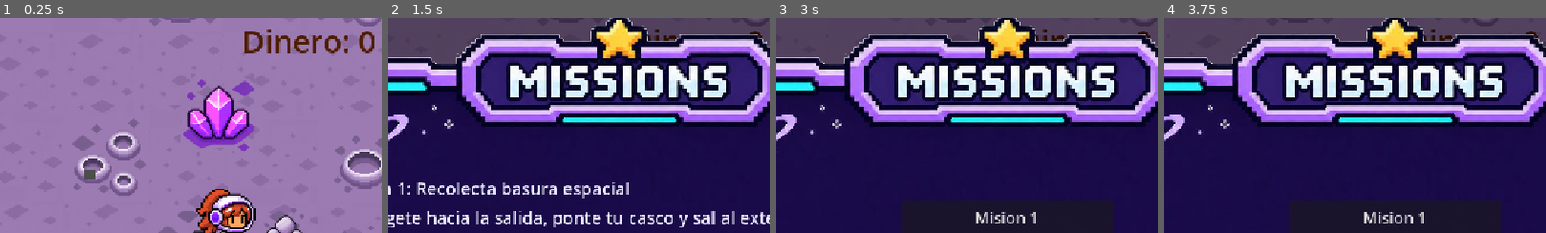
Above: before the commit, frames 1-4 (left to right).
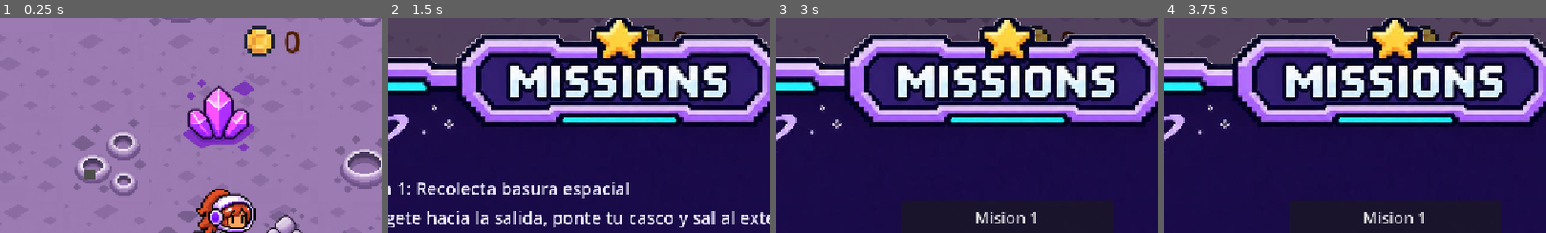
Above: after the commit, the same moments.

Repository: Totoratsu/hackathon-nasa-2026
Game: Godot game, scene res://escenas/luna.tscn
Two runs of this game, one before a commit and one after it. Both use one fixed random seed, a clock stepped at 60 frames per second and the inputs below.
Inputs:
- Up to frame 1 (0.25 s): no input
- Up to frame 2 (1.5 s): click "Misiones" at 0.5 s; click "Mision 1" at 1.25 s
- Up to frame 3 (3 s): click "Configuracion" at 2 s; click "x" at 2.75 s
- Up to frame 4 (3.75 s): tap Enter (ui_accept) at 3.5 s; hold Right (derecha) from 3.53 s (still down); hold B (basura) from 3.53 s (still down)
The pictures show only the part of the screen within x 20-70%, y 1-51%; the shares and areas given below are measured in that part.

The runs differ from the first frame. In frame 1, 2.1% of the frame differs, in the area x 63-98%, y 3-19%; in frame 2, 0.4%; in frame 3, 0.4%; in frame 4, 0.4%.

Commit message:
moneda y duracion de clima

Diff:
--- a/Scripts/eventos.gd
+++ b/Scripts/eventos.gd
@@ -12,7 +12,7 @@
 
 # Mismo orden que los dibujos de sprites clima.png: 0 = frio, 1 = normal, 2 = caliente
 enum Clima { FRIO, NORMAL, CALIENTE }
-const SEGUNDOS_CLIMA := 10.0
+const SEGUNDOS_CLIMA := 120.0  # el clima cambia cada 2 minutos
 const SIN_MEJORA := -1
 const PRECIO_MEJORA := 15       # 3 basuras vendidas
 const DURACION_MEJORA := 60.0   # segundos
--- a/Scripts/ui_usuario.gd
+++ b/Scripts/ui_usuario.gd
@@ -1,10 +1,10 @@
 extends Control
 
-@onready var label: Label = $VBoxContainer/dinero_label
+@onready var label: Label = $VBoxContainer/Fila/dinero_label
 
 func _ready() -> void:
 	_actualizar(Eventos.dinero)
 	Eventos.dinero_cambiado.connect(_actualizar)
 
 func _actualizar(dinero: int) -> void:
-	label.text = "Dinero: %d" % dinero
+	label.text = str(dinero)
--- a/escenas/ui_usuario.tscn
+++ b/escenas/ui_usuario.tscn
@@ -1,10 +1,15 @@
 [gd_scene format=3 uid="uid://belhqcd41segt"]
 
 [ext_resource type="Script" path="res://Scripts/ui_usuario.gd" id="1_uiusr"]
+[ext_resource type="Texture2D" uid="uid://df1icyyad3wi0" path="res://Sprites/images-removebg-preview.png" id="2_moneda"]
 
 [sub_resource type="LabelSettings" id="LabelSettings_3w5bs"]
 font_size = 46
 font_color = Color(0.30777752, 0.112517156, 0.0011473168, 1)
+
+[sub_resource type="AtlasTexture" id="AtlasTexture_moneda"]
+atlas = ExtResource("2_moneda")
+region = Rect2(78, 78, 125, 125)
 
 [node name="Control2" type="Control" unique_id=1894639479]
 layout_mode = 3
@@ -39,10 +44,22 @@
 metadata/_tc_offline_added = true
 metadata/_tc_uuid = "3309045444757814592"
 
-[node name="dinero_label" type="Label" parent="VBoxContainer" unique_id=106466317]
+[node name="Fila" type="HBoxContainer" parent="VBoxContainer"]
+layout_mode = 2
+theme_override_constants/separation = 10
+
+[node name="Moneda" type="TextureRect" parent="VBoxContainer/Fila"]
+custom_minimum_size = Vector2(52, 52)
+layout_mode = 2
+size_flags_vertical = 4
+texture = SubResource("AtlasTexture_moneda")
+expand_mode = 1
+stretch_mode = 5
+
+[node name="dinero_label" type="Label" parent="VBoxContainer/Fila" unique_id=106466317]
 layout_mode = 2
 offset_transform_enabled = true
-text = "Dinero: 0"
+text = "0"
 label_settings = SubResource("LabelSettings_3w5bs")
 metadata/_tc_offline_added = true
 metadata/_tc_uuid = "1265407497685109465"
